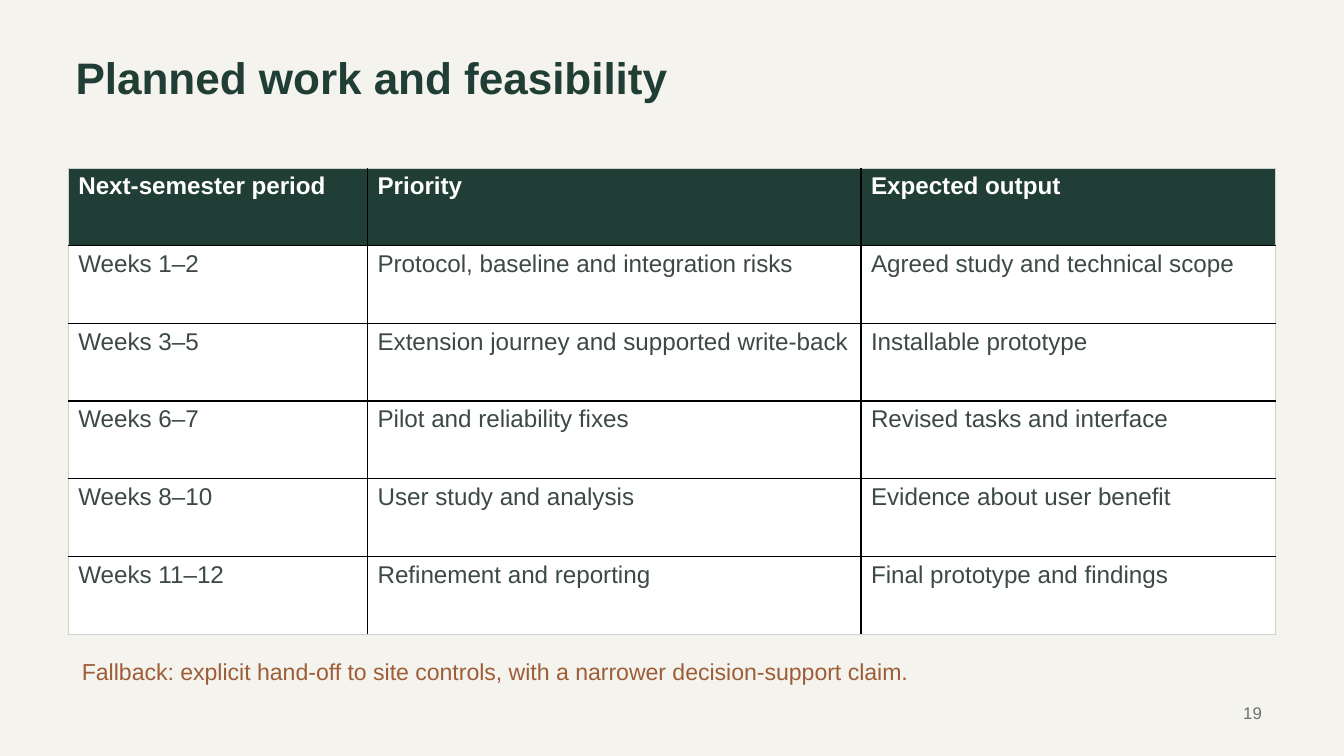
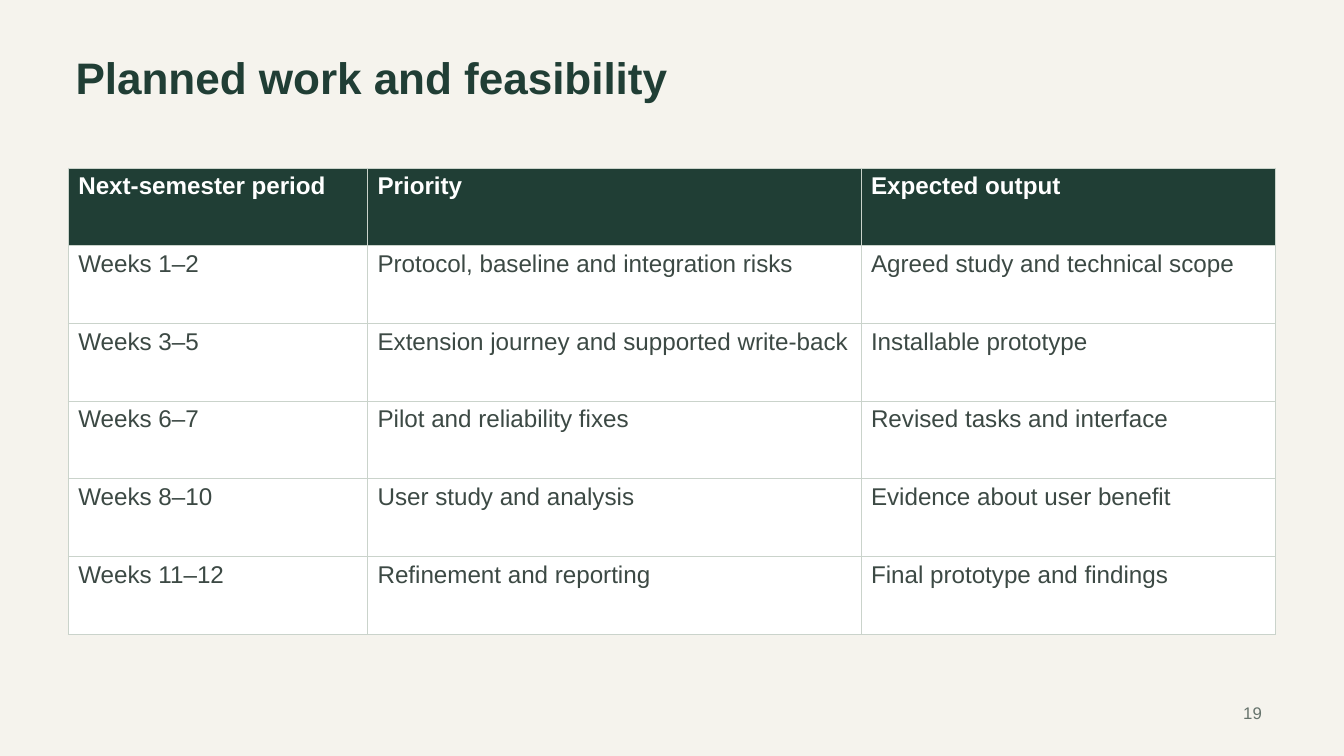
Before and after one commit to CXl0l0/cookiehome, a slide deck: slide 19 of output/presentation-expanded/Cookie_Homes_Presentation_Updated.pptx. Drawn at 1344x756 pixels with LibreOffice and Linux fonts; fonts in the diff are those of the drawing. Boxes give left, top, right and bottom in pixels: in the first picture for what was removed or moved away, otherwise in the second. Text is boxed around its words. In the diff, an @@ line names an element or a change of style, - is before the commit and + after.

```diff
--- a/output/presentation-expanded/Cookie_Homes_Presentation_Updated.pptx
+++ b/output/presentation-expanded/Cookie_Homes_Presentation_Updated.pptx
@@ table at box(69, 168, 1276, 634) @@
@@ borders changed @@
@@ text removed at box(82, 663, 908, 685) @@
-Fallback: explicit hand-off to site controls, with a narrower decision-support claim.
```
Also in this commit, not shown: 18 other slides changed, 2 slides added, 2 slides removed, 1 other file.
